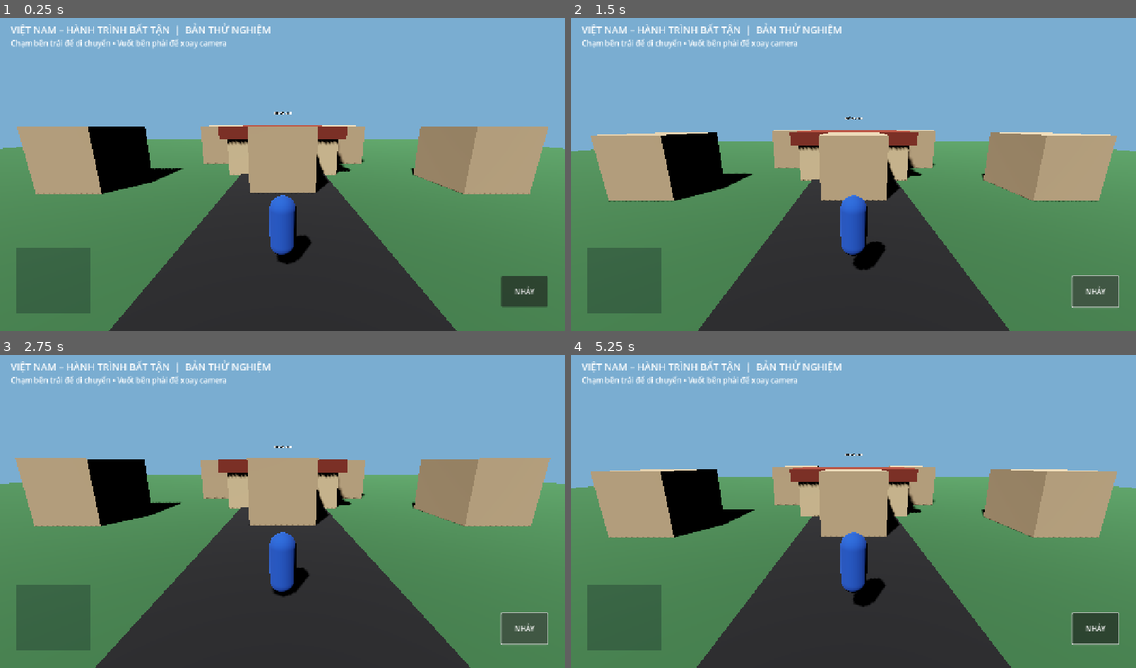
Above: before the commit, frames 1-4 (two rows, left to right).
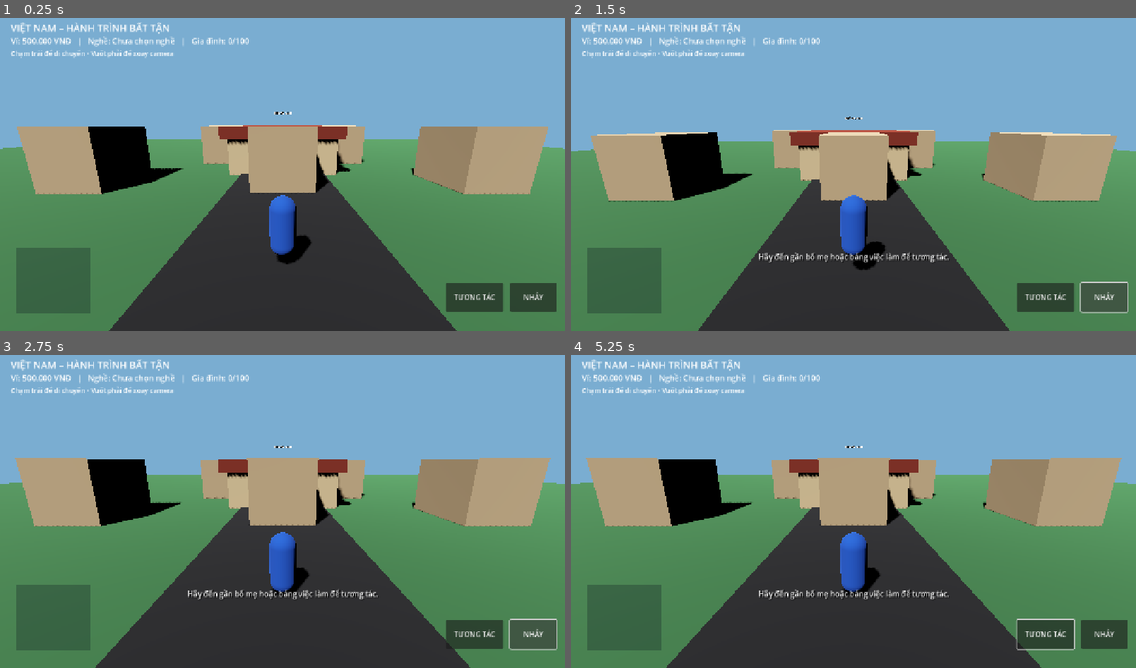
Above: after the commit, the same moments.

Repository: temu838655-dev/Vi-t-Nam-Du-L-ch
Game: Godot game, scene res://scenes/main.tscn
Two runs of this game, one before a commit and one after it. Both use one fixed random seed, a clock stepped at 60 frames per second and the inputs below.
Inputs (mouse positions are in pixels of both pictures, inside the frame that each line leads up to):
- Up to frame 1 (0.25 s): no input
- Up to frame 2 (1.5 s): click (1045, 296) at 0.5 s, where only the run after the commit has a clickable "TƯƠNG TÁC"; click "NHẢY" at 1.25 s
- Up to frame 3 (2.75 s): click "NHẢY" at 2 s
- Up to frame 4 (5.25 s): click (1045, 633) at 2.75 s, where only the run after the commit has a clickable "TƯƠNG TÁC"; click "NHẢY" at 3.5 s; click (1045, 633) at 4.25 s, where only the run after the commit has a clickable "TƯƠNG TÁC"; tap Enter at 5 s; move the mouse to (977, 492) at 5.02 s; click (977, 492) at 5.17 s

The runs differ from the first frame. In frame 1, 3.0% of the frame differs, in the area x 1-99%, y 1-94%; in frame 2, 3.6%; in frame 3, 3.6%; in frame 4, 13%, in the area x 0-100%, y 1-100%.

Commit message:
Add mobile interaction button and live player status HUD

Diff:
--- a/Godot/scripts/mobile_hud.gd
+++ b/Godot/scripts/mobile_hud.gd
@@ -1,10 +1,11 @@
 extends CanvasLayer
 
 var player: CharacterBody3D
+var status_label: Label
+var message_label: Label
 var joystick_origin := Vector2.ZERO
 var joystick_touch := -1
 var look_touch := -1
-var last_look := Vector2.ZERO
 var move_vector := Vector2.ZERO
 
 func _ready() -> void:
@@ -13,16 +14,24 @@
 	root.set_anchors_and_offsets_preset(Control.PRESET_FULL_RECT)
 	root.mouse_filter = Control.MOUSE_FILTER_IGNORE
 	add_child(root)
-	var hint := Label.new()
-	hint.text = "VIỆT NAM – HÀNH TRÌNH BẤT TẬN  |  BẢN THỬ NGHIỆM"
-	hint.position = Vector2(24, 20)
-	hint.add_theme_font_size_override("font_size", 22)
-	root.add_child(hint)
+
+	var title := Label.new()
+	title.text = "VIỆT NAM – HÀNH TRÌNH BẤT TẬN"
+	title.position = Vector2(24, 16)
+	title.add_theme_font_size_override("font_size", 22)
+	root.add_child(title)
+
+	status_label = Label.new()
+	status_label.position = Vector2(24, 48)
+	status_label.add_theme_font_size_override("font_size", 18)
+	root.add_child(status_label)
+
 	var help := Label.new()
-	help.text = "Chạm bên trái để di chuyển • Vuốt bên phải để xoay camera"
-	help.position = Vector2(24, 54)
-	help.add_theme_font_size_override("font_size", 17)
+	help.text = "Chạm trái để di chuyển • Vuốt phải để xoay camera"
+	help.position = Vector2(24, 78)
+	help.add_theme_font_size_override("font_size", 15)
 	root.add_child(help)
+
 	var pad := ColorRect.new()
 	pad.color = Color(0.05, 0.08, 0.12, 0.28)
 	pad.position = Vector2(35, -190)
@@ -30,19 +39,76 @@
 	pad.set_anchors_preset(Control.PRESET_BOTTOM_LEFT)
 	pad.mouse_filter = Control.MOUSE_FILTER_IGNORE
 	root.add_child(pad)
+
 	var jump_button := Button.new()
 	jump_button.text = "NHẢY"
-	jump_button.size = Vector2(105, 70)
-	jump_button.position = Vector2(-145, -125)
+	jump_button.size = Vector2(105, 66)
+	jump_button.position = Vector2(-125, -110)
 	jump_button.set_anchors_preset(Control.PRESET_BOTTOM_RIGHT)
 	jump_button.pressed.connect(_jump)
 	root.add_child(jump_button)
+
+	var interact_button := Button.new()
+	interact_button.text = "TƯƠNG TÁC"
+	interact_button.size = Vector2(130, 66)
+	interact_button.position = Vector2(-270, -110)
+	interact_button.set_anchors_preset(Control.PRESET_BOTTOM_RIGHT)
+	interact_button.pressed.connect(_interact)
+	root.add_child(interact_button)
+
+	message_label = Label.new()
+	message_label.position = Vector2(-280, -205)
+	message_label.size = Vector2(560, 72)
+	message_label.set_anchors_preset(Control.PRESET_CENTER_BOTTOM)
+	message_label.horizontal_alignment = HORIZONTAL_ALIGNMENT_CENTER
+	message_label.vertical_alignment = VERTICAL_ALIGNMENT_CENTER
+	message_label.autowrap_mode = TextServer.AUTOWRAP_WORD_SMART
+	message_label.add_theme_font_size_override("font_size", 17)
+	message_label.add_theme_color_override("font_color", Color(1, 1, 1))
+	message_label.add_theme_color_override("font_shadow_color", Color(0, 0, 0, 0.9))
+	message_label.add_theme_constant_override("shadow_offset_x", 2)
+	message_label.add_theme_constant_override("shadow_offset_y", 2)
+	root.add_child(message_label)
+
+	if player and player.has_signal("interaction_message"):
+		player.interaction_message.connect(_show_message)
+	_update_status()
+
+func _process(_delta: float) -> void:
+	_update_status()
+
+func _update_status() -> void:
+	if status_label:
+		status_label.text = "Ví: %s VNĐ   |   Nghề: %s   |   Gia đình: %d/100" % [
+			_format_money(GameState.wallet_vnd),
+			GameState.selected_career,
+			GameState.family_affection
+		]
+
+func _format_money(amount: int) -> String:
+	var raw := str(amount)
+	var result := ""
+	for i in range(raw.length()):
+		result += raw[i]
+		var remaining := raw.length() - i - 1
+		if remaining > 0 and remaining % 3 == 0:
+			result += "."
+	return result
+
+func _show_message(message: String) -> void:
+	if message_label:
+		message_label.text = message
+	_update_status()
 
 func _jump() -> void:
 	if player and player.is_on_floor():
 		player.velocity.y = 6.0
 
-func _input(event: InputEvent) -> void:
+func _interact() -> void:
+	if player:
+		player.interact_nearby()
+
+func _unhandled_input(event: InputEvent) -> void:
 	if event is InputEventScreenTouch:
 		if event.pressed:
 			if event.position.x < get_viewport().get_visible_rect().size.x * 0.45 and joystick_touch == -1:
@@ -50,17 +116,18 @@
 				joystick_origin = event.position
 			elif look_touch == -1:
 				look_touch = event.index
-				last_look = event.position
 		else:
 			if event.index == joystick_touch:
 				joystick_touch = -1
-				move_vector = Vector2.ZERO
-				if player: player.set_mobile_move(Vector2.ZERO)
+				if player:
+					player.set_mobile_move(Vector2.ZERO)
 			if event.index == look_touch:
 				look_touch = -1
 	elif event is InputEventScreenDrag:
 		if event.index == joystick_touch:
 			move_vector = (event.position - joystick_origin).limit_length(90.0) / 90.0
-			if player: player.set_mobile_move(move_vector)
+			if player:
+				player.set_mobile_move(move_vector)
 		elif event.index == look_touch:
-			if player: player.add_mobile_look(event.relative)
+			if player:
+				player.add_mobile_look(event.relative)
